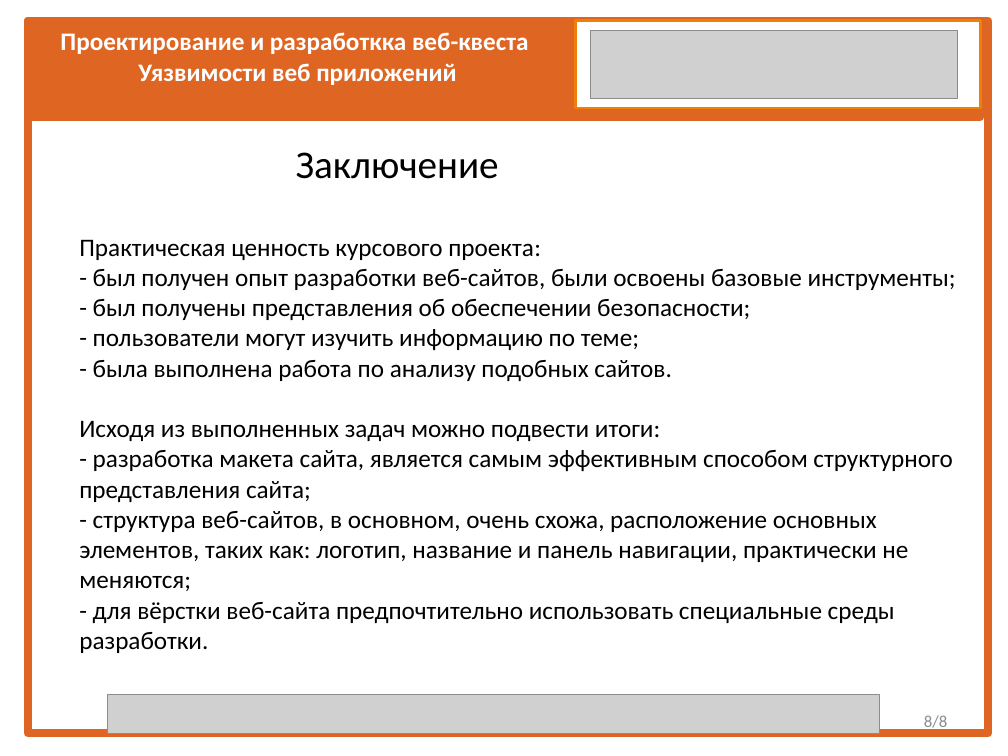
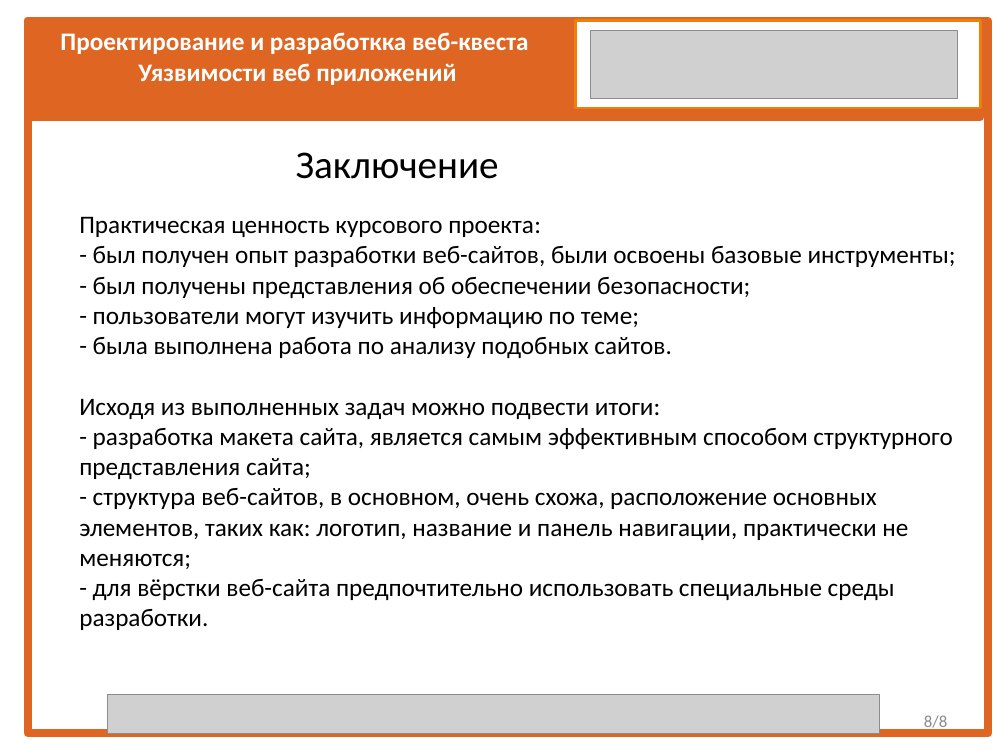
Before and after one commit to Rikishi1488/-, a slide deck: slide 8 of Презентация_шаблон_для защиты КП.pptx. Drawn at 1008x756 pixels with LibreOffice and Linux fonts; fonts in the diff are those of the drawing; grey boxes stand for pictures. Boxes give left, top, right and bottom in pixels: in the first picture for what was removed or moved away, otherwise in the second. Text is boxed around its words. In the diff, an @@ line names an element or a change of style, - is before the commit and + after.

```diff
--- a/Презентация_шаблон_для защиты КП.pptx
+++ b/Презентация_шаблон_для защиты КП.pptx
@@ title "Практическая ценность курсового проекта: - ..." moved from (x1=79, y1=239, x2=956, y2=653) to (x1=79, y1=216, x2=956, y2=630) @@
```
Also in this commit, not shown: 1 other slide changed.
